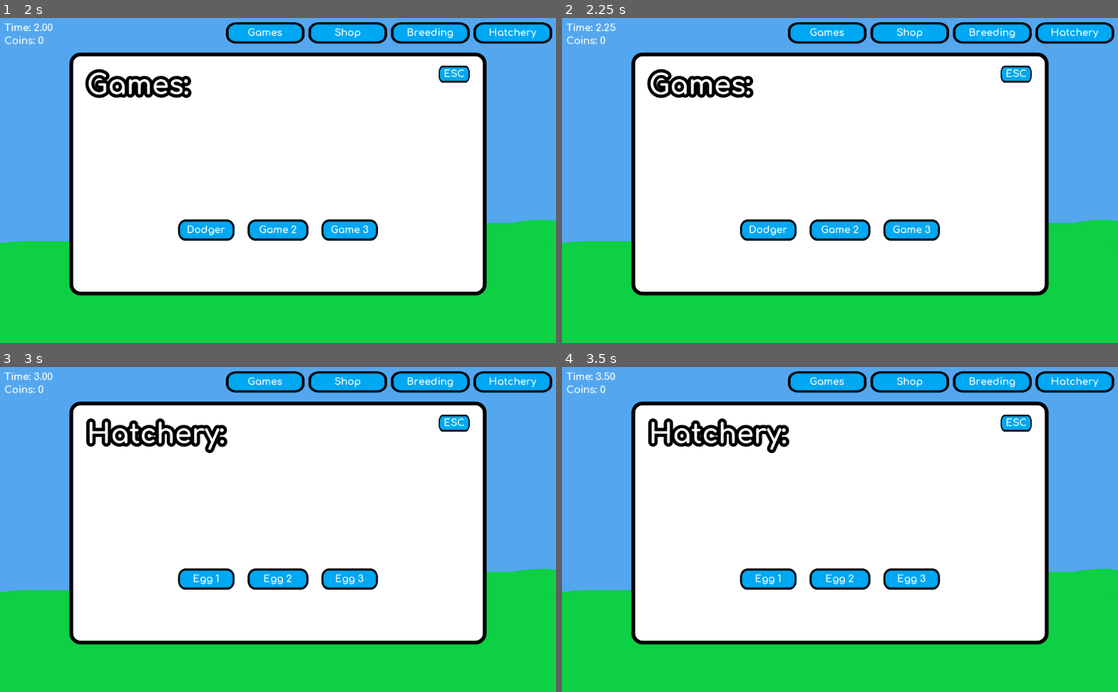
Above: before the commit, frames 1-4 (two rows, left to right).
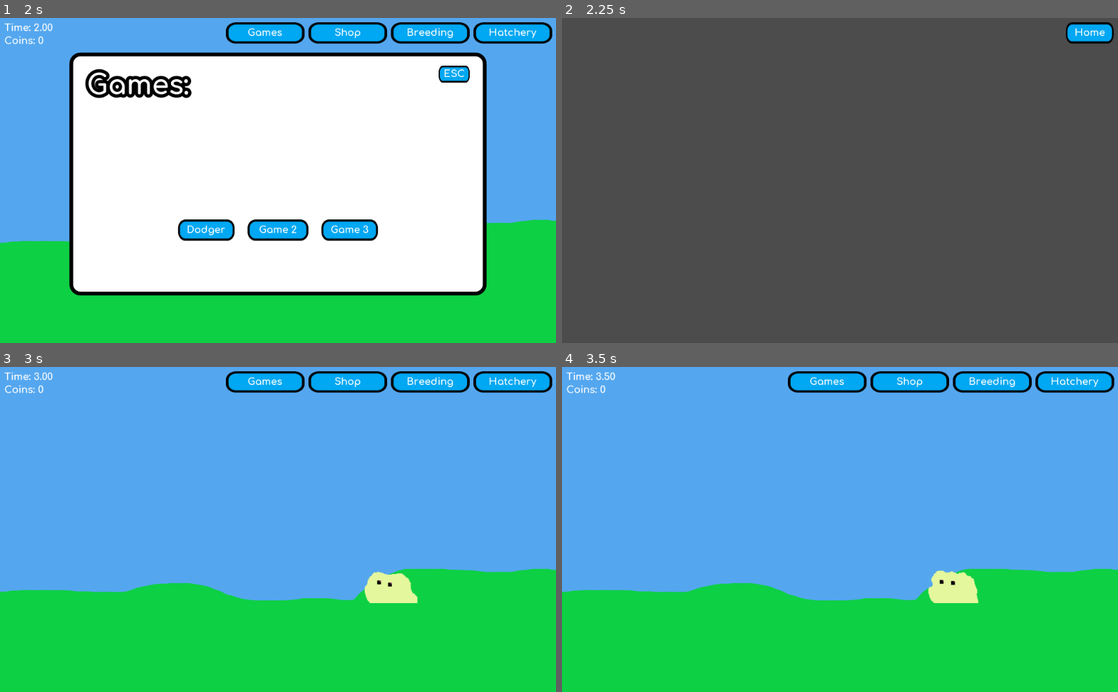
Above: after the commit, the same moments.

Repository: Elephant34/Bllob
Game: Godot game, scene res://scenes/global.tscn
Same seed, same stepped clock (60 frames per second), same inputs: the game is played once before the commit and once after it.
Inputs (mouse positions are in pixels of both pictures, inside the frame that each line leads up to):
- Up to frame 1 (2 s): move the mouse to (389, 235) at 0.52 s; click (266, 34) at 1.25 s
- Up to frame 2 (2.25 s): click (767, 229) at 2 s
- Up to frame 3 (3 s): click (528, 383) at 2.77 s
- Up to frame 4 (3.5 s): no input

Frame 1 is identical in both runs. In frame 2, 99% of the frame differs, in the area x 0-100%, y 0-100%; in frame 3, 56%; in frame 4, 56%.

Commit message:
Added base for dodger game

Diff:
--- /dev/null
+++ b/scenes/GUI/home_GUI/games_panel.gd
@@ -0,0 +1,12 @@
+extends Control
+
+
+var global
+
+
+func _ready():
+	global = get_tree().get_current_scene()
+
+
+func _on_Dodger_pressed():
+	global.load_game("dodger")
--- a/scenes/GUI/home_GUI/games_panel.tscn
+++ b/scenes/GUI/home_GUI/games_panel.tscn
@@ -1,11 +1,13 @@
-[gd_scene load_steps=3 format=2]
+[gd_scene load_steps=4 format=2]
 
 [ext_resource path="res://scenes/GUI/button.tscn" type="PackedScene" id=1]
 [ext_resource path="res://assets/font/TitleFont.tres" type="DynamicFont" id=2]
+[ext_resource path="res://scenes/GUI/home_GUI/games_panel.gd" type="Script" id=3]
 
 [node name="GamesPanel" type="Control"]
 anchor_right = 1.0
 anchor_bottom = 1.0
+script = ExtResource( 3 )
 __meta__ = {
 "_edit_use_anchors_": false
 }
@@ -70,6 +72,7 @@
 __meta__ = {
 "_edit_use_anchors_": false
 }
+[connection signal="pressed" from="Dodger" to="." method="_on_Dodger_pressed"]
 
 [editable path="Dodger"]
 
--- a/scenes/games/dodger_game.gd
+++ b/scenes/games/dodger_game.gd
@@ -6,3 +6,15 @@
 
 func _ready():
 	global = get_tree().get_current_scene()
+
+
+func _on_Home_pressed():
+	game_over()
+
+
+func game_over():
+	"""
+	Counts up coins and goes back to home screen
+	"""
+
+	global.load_home()
--- a/scenes/games/dodger_game.tscn
+++ b/scenes/games/dodger_game.tscn
@@ -3,20 +3,20 @@
 [ext_resource path="res://scenes/games/dodger_game.gd" type="Script" id=1]
 [ext_resource path="res://scenes/GUI/button.tscn" type="PackedScene" id=2]
 
-
-
-
 [node name="DodgerGame" type="Node2D"]
 script = ExtResource( 1 )
 
-[node name="Back" parent="." instance=ExtResource( 2 )]
+[node name="Home" parent="." instance=ExtResource( 2 )]
+margin_left = 928.0
+margin_top = 8.0
+margin_right = 1016.0
+margin_bottom = 48.0
 
-[node name="Label" parent="Back/CenterContainer" index="0"]
-margin_left = 49.0
+[node name="Label" parent="Home/CenterContainer" index="0"]
 margin_top = 9.0
-margin_right = 95.0
+margin_right = 72.0
 margin_bottom = 30.0
-text = "Back"
-[connection signal="pressed" from="Back" to="." method="_on_Back_pressed"]
+text = "Home"
+[connection signal="pressed" from="Home" to="." method="_on_Home_pressed"]
 
-[editable path="Back"]
+[editable path="Home"]
--- a/scenes/global.gd
+++ b/scenes/global.gd
@@ -3,6 +3,9 @@
 
 # Game scenes preloading
 var home_prescene = preload("res://scenes/bllob/home.tscn")
+var dodger_prescene = preload("res://scenes/games/dodger_game.tscn")
+
+var active_scene
 
 # Save data variables
 var game_data = {}
@@ -20,8 +23,6 @@
 # Default timer seconds
 var autosave_count = 30
 
-var timer_paused = false
-
 
 # ============================
 # Overwritten Game Functions
@@ -47,9 +48,8 @@
 	raw_time = game_data["raw_time"]
 	bllob_data = game_data["bllob_data"]
 
-
-	var home_scene = home_prescene.instance()
-	add_child(home_scene)
+	# Brings up home screen by default
+	load_home()
 
 
 func _notification(what):
@@ -64,8 +64,7 @@
 	Runs many times a second
 	"""
 	# Adds on to the raw game time
-	if not timer_paused:
-		raw_time += dt
+	raw_time += dt
 
 
 # ================
@@ -209,3 +208,36 @@
 	var y_pos = rand_range(400, get_viewport().size.y - (32 + 40))
 
 	return [x_pos, y_pos]
+
+
+# ================
+# Game Functions
+# ================
+
+func load_game(game):
+	"""
+	Switches scene to run a game
+	"""
+
+	remove_child(active_scene)
+
+	match game:
+		"dodger":
+			var dodger_scene = dodger_prescene.instance()
+			add_child(dodger_scene)
+
+			active_scene = dodger_scene
+
+func load_home():
+	"""
+	Loads the home screen
+	"""
+
+	# This may be called with no other active scene
+	if active_scene:
+		remove_child(active_scene)
+
+	var home_scene = home_prescene.instance()
+	add_child(home_scene)
+
+	active_scene = home_scene
